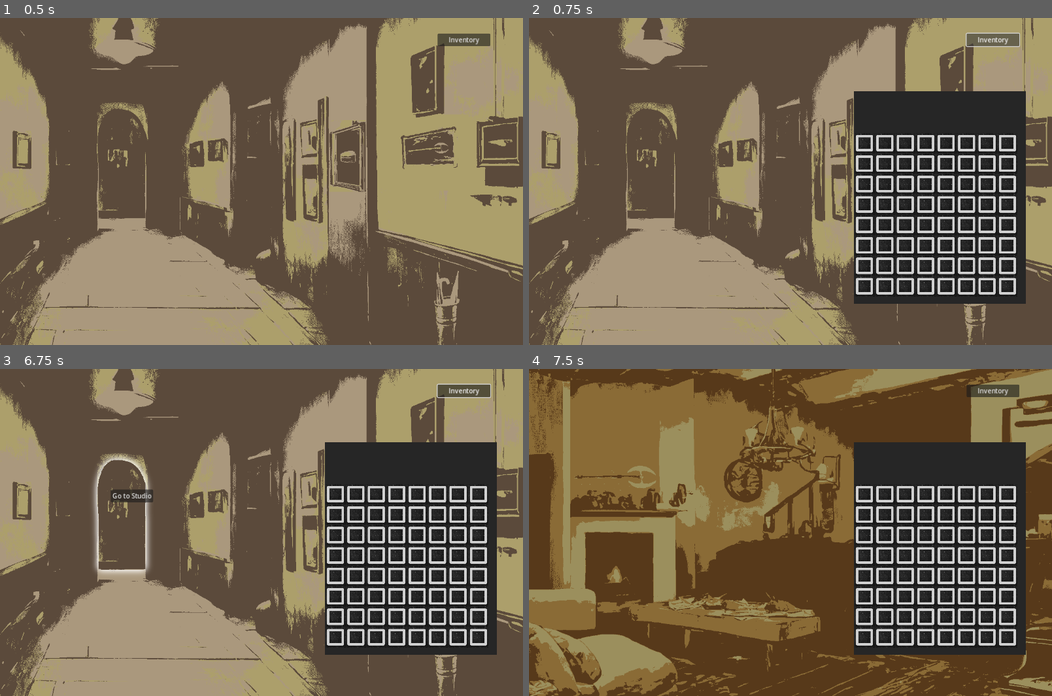
Above: before the commit, frames 1-4 (two rows, left to right).
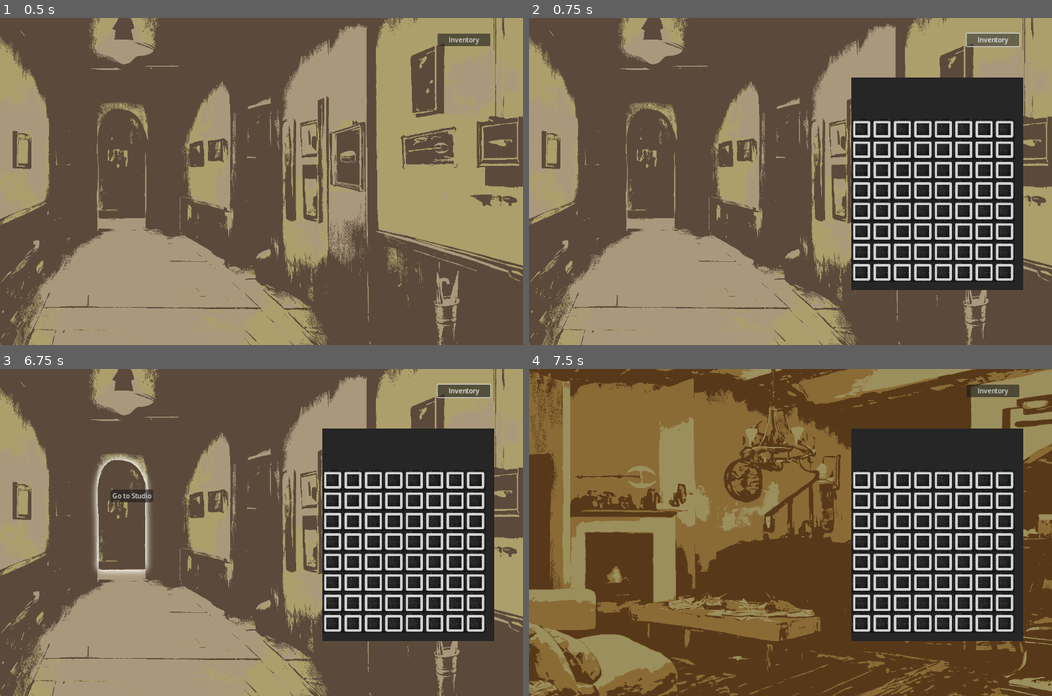
Above: after the commit, the same moments.

Repository: kielhenkelman/secrets-game
Game: Godot game, scene res://main.tscn
The game is run twice, just before and just after one commit, with the same random seed, the same clock (stepped at 60 frames per second) and the same inputs.
Inputs (mouse positions are in pixels of both pictures, inside the frame that each line leads up to):
- Up to frame 1 (0.5 s): no input
- Up to frame 2 (0.75 s): click "Inventory" at 0.5 s
- Up to frame 3 (6.75 s): click "Inventory" at 1.25 s; click "Inventory" at 2 s; tap Enter at 2.75, 4.25, 5.75 s; move the mouse to (376, 516) at 2.77 s; press the mouse at (376, 516) at 2.78 s; tap D (drop) at 2.85, 3.8, 4.35, 5.3, 5.85 s; tap Space at 3.5, 5, 6.5 s; move the mouse to (156, 548) at 3.52 s; release the mouse at (156, 548) at 3.53 s; click (156, 548) at 3.6 s; move the mouse to (313, 460) at 4.27 s; press the mouse at (313, 460) at 4.28 s; move the mouse to (235, 597) at 5.02 s; release the mouse at (235, 597) at 5.03 s; click (235, 597) at 5.1 s; move the mouse to (418, 581) at 5.77 s; press the mouse at (418, 581) at 5.78 s; move the mouse to (104, 483) at 6.52 s; release the mouse at (104, 483) at 6.53 s; click (104, 483) at 6.6 s
- Up to frame 4 (7.5 s): tap D (drop) at 6.8 s; click "Go to Studio" at 7.25 s

Frame 1 is identical in both runs. In frame 2, 11% of the frame differs, in the area x 61-95%, y 18-88%; in frame 3, 11%; in frame 4, 11%.

Commit message:
Refactor inventory system

Diff:
--- a/main.gd
+++ b/main.gd
@@ -24,16 +24,11 @@
 	GameState.connect("room_changed", on_room_change)
 	GameState.connect("popup_added", on_popup_added)
 	Input.set_custom_mouse_cursor(cursor_shape)
-	$HUD/Inventory.visible = false
 
 
 # Called every frame. 'delta' is the elapsed time since the previous frame.
 func _process(delta: float) -> void:
 	pass
-
-func _on_add_button_pressed() -> void:
-	var new_item = $ItemName.get_text()
-	$HUD/Inventory.add_item(new_item)
 
 func on_room_change(room_name):
 	for room in rooms:
--- a/scenes/hud/hud.gd
+++ b/scenes/hud/hud.gd
@@ -3,18 +3,23 @@
 
 # Called when the node enters the scene tree for the first time.
 func _ready() -> void:
+	hide_inventory.call_deferred()
+
+func show_inventory():
+	$Inventory.inventory_open = true
+	$Inventory.visible = true
+	$Inventory.render_items.call_deferred()
+
+func hide_inventory():
+	$Inventory.inventory_open = false
 	$Inventory.visible = false
-
 
 # Called every frame. 'delta' is the elapsed time since the previous frame.
 func _process(delta: float) -> void:
 	pass
 
-
 func _on_button_pressed() -> void:
 	if $Inventory.visible:
-		$Inventory.inventory_open = false
-		$Inventory.visible = false
+		hide_inventory.call_deferred()
 	else:
-		$Inventory.inventory_open = true
-		$Inventory.visible = true
+		show_inventory.call_deferred()
--- a/scenes/hud/hud.tscn
+++ b/scenes/hud/hud.tscn
@@ -14,9 +14,9 @@
 text = "Inventory"
 
 [node name="Inventory" parent="." instance=ExtResource("4_d0xk5")]
-offset_left = 696.0
-offset_top = 79.0
-offset_right = 736.0
-offset_bottom = 119.0
+offset_left = 689.0
+offset_top = 45.0
+offset_right = 729.0
+offset_bottom = 85.0
 
 [connection signal="pressed" from="Button" to="." method="_on_button_pressed"]
--- a/scenes/hud/inventory.gd
+++ b/scenes/hud/inventory.gd
@@ -12,7 +12,7 @@
 static var States = preload("res://scenes/hud/slot.gd").States
 static var col_count = 8
 static var inventory_slots = []
-static var inventory_items = []
+static var inventory_items = {}
 
 var item_held = null
 var current_slot = null
@@ -24,8 +24,111 @@
 	for i in range(64):
 		create_slot()
 
+func _process(delta: float) -> void:
+	if not inventory_open:
+		return
+
+	if item_held:
+		if Input.is_action_just_pressed("interact"):
+			if scroll_container.get_global_rect().has_point(get_global_mouse_position()):
+				put_down_item(item_held, current_slot)
+		if Input.is_action_just_pressed("drop"):
+			throw_away_item(item_held)
+	else:
+		if Input.is_action_just_pressed("interact"):
+			if scroll_container.get_global_rect().has_point(get_global_mouse_position()):
+				pick_up_item(current_slot)
+
+func throw_away_item(inv_item):
+	inv_item.queue_free()
+	inventory_items.erase(inv_item.item_id)
+
+	reset_slot_highlights()
+
+	held_item_label.text = ""
+	item_held = null
+
+func put_down_item(inv_item, inv_slot):
+	if not inv_slot or not can_place_item(inv_item.item_parts, inv_slot):
+		return
+
+	add_item_to_grid(inv_item, inv_slot)
+	place_item_on_grid(inv_item, true)
+	reset_slot_highlights()
+
+	held_item_label.text = ""
+	item_held = null
+
+
+func pick_up_item(inv_slot):
+	if not inv_slot or not inv_slot.item_stored:
+		return
+
+	var inv_item = inv_slot.item_stored
+	inv_item.selected = true
+
+	inv_item.get_parent().remove_child(inv_item)
+	add_child(inv_item)
+	inv_item.global_position = get_global_mouse_position()
+
+	for part in inv_item.item_parts:
+		var slot_to_check = inv_item.slot_anchor_id + part[0] + part[1] * col_count
+		inventory_slots[slot_to_check].state = States.FREE
+		inventory_slots[slot_to_check].item_stored = null
+
+	set_slot_highlights.call_deferred(inv_item.item_parts, current_slot)
+
+	held_item_label.text = inv_item.item_id
+	item_held = inv_item
+
+func top_left_corner(inv_item):
+	var top_left = Vector2(100, 100)
+	for part in inv_item.item_parts:
+		if part[1] < top_left.x: top_left.x = part[1]
+		if part[0] < top_left.y: top_left.y = part[0]
+	return top_left
+
+func place_item_on_grid(inv_item, smooth := false):
+	var top_left = top_left_corner(inv_item)
+	var top_left_slot_id = inv_item.slot_anchor_id + top_left.x * col_count + top_left.y
+	var anchor_slot = inventory_slots[top_left_slot_id]
+
+	grid_container.add_child(inv_item)
+	if smooth:
+		inv_item.snap_to_smooth(anchor_slot.global_position)
+	else:
+		inv_item.snap_to(anchor_slot.global_position)
+
+func render_items():
+	for item_id in inventory_items:
+		var inv_item = inventory_items[item_id]
+		var parent = inv_item.get_parent()
+		if parent: parent.remove_child(inv_item)
+
+	for item_id in inventory_items:
+		var inv_item = inventory_items[item_id]
+		place_item_on_grid.call_deferred(inv_item)
+
+func _on_item_dropped(item_id):
+	inventory_items.erase(item_id)
+
+func _on_item_grabbed(item_id):
+	var game_item: GameItem = GameState.ITEM_DATA[item_id]
+
+	var inv_item = item_scene.instantiate()
+	inv_item.load_item(game_item)
+
+	var anchor_slot = find_empty_slot(inv_item.item_parts)
+	add_item_to_grid(inv_item, anchor_slot)
+
+	inventory_items[item_id] = inv_item
+
+static func reset_slot_highlights():
+	for slot in inventory_slots:
+		slot.set_color(States.DEFAULT)
+
 static func has_item(item_id) -> bool:
-	return inventory_items.has(item_id)
+	return item_id in inventory_items
 
 static func can_fit_item(item_id) -> bool:
 	var parts = GameState.ITEM_DATA[item_id].item_parts
@@ -36,77 +139,6 @@
 		if can_place_item(item_parts, slot):
 			return slot
 	return null
-
-static func reset_slot_highlights():
-	for slot in inventory_slots:
-		slot.set_color(States.DEFAULT)
-
-func _on_item_grabbed(item_id):
-	var game_item: GameItem = GameState.ITEM_DATA[item_id]
-
-	var inv_item = item_scene.instantiate()
-	inv_item.load_item(game_item)
-	add_child(inv_item)
-
-	if can_fit_item(item_id):
-		var empty_slot = find_empty_slot(game_item.item_parts)
-		place_item(inv_item, empty_slot)
-		inventory_items.append(item_id)
-
-func _on_item_dropped(item_id):
-	remove_item(item_id)
-	inventory_items.erase(item_id)
-
-func hold_item(inv_item):
-	if inv_item != null:
-		held_item_label.text = inv_item.item_id
-		item_held = inv_item
-
-func stop_holding():
-	held_item_label.text = ""
-	item_held = null
-
-# Called every frame. 'delta' is the elapsed time since the previous frame.
-func _process(delta: float) -> void:
-	if not inventory_open:
-		return
-
-	if item_held:
-		if Input.is_action_just_pressed("interact"):
-			if scroll_container.get_global_rect().has_point(get_global_mouse_position()):
-				if place_item(item_held, current_slot):
-					stop_holding()
-		if Input.is_action_just_pressed("drop"):
-			drop_held_item()
-	else:
-		if Input.is_action_just_pressed("interact"):
-			if scroll_container.get_global_rect().has_point(get_global_mouse_position()):
-				hold_item(pick_item(current_slot))
-
-func drop_held_item():
-	var item_id = item_held.item_id
-	item_held.get_parent().remove_child(item_held)
-	inventory_items.erase(item_id)
-	stop_holding()
-	reset_slot_highlights()
-
-func create_slot():
-	var new_slot = slot_scene.instantiate()
-	new_slot.slot_id = inventory_slots.size()
-	grid_container.add_child(new_slot)
-	inventory_slots.push_back(new_slot)
-	new_slot.slot_entered.connect(_on_slot_mouse_entered)
-	new_slot.slot_exited.connect(_on_slot_mouse_exited)
-
-func _on_slot_mouse_entered(inv_slot):
-	current_slot = inv_slot
-	if item_held:
-		set_slot_highlights.call_deferred(item_held.item_parts, current_slot)
-
-func _on_slot_mouse_exited(inv_slot):
-	reset_slot_highlights()
-	if not grid_container.get_global_rect().has_point(get_global_mouse_position()):
-		current_slot = null
 
 static func can_place_item(item_parts, inv_slot) -> bool:
 	for part in item_parts:
@@ -119,6 +151,14 @@
 		if inventory_slots[slot_to_check].state == States.TAKEN:
 			return false
 	return true
+
+func add_item_to_grid(inv_item, inv_spot):
+	for part in inv_item.item_parts:
+		var slot_to_check = inv_spot.slot_id + part[0] + part[1] * col_count
+		inventory_slots[slot_to_check].state = States.TAKEN
+		inventory_slots[slot_to_check].item_stored = inv_item
+
+	inv_item.slot_anchor_id = inv_spot.slot_id
 
 func set_slot_highlights(item_parts, inv_slot):
 	for part in item_parts:
@@ -135,64 +175,21 @@
 		else:
 			inventory_slots[slot_to_check].set_color(States.TAKEN)
 
+func create_slot():
+	var new_slot = slot_scene.instantiate()
+	new_slot.slot_id = inventory_slots.size()
+	grid_container.add_child(new_slot)
+	inventory_slots.append(new_slot)
+	new_slot.slot_entered.connect(_on_slot_mouse_entered)
+	new_slot.slot_exited.connect(_on_slot_mouse_exited)
+	print(new_slot.global_position)
 
-func place_item(inv_item, inv_slot):
-	if not inv_slot or not can_place_item(inv_item.item_parts, inv_slot):
-		return false # put indication of placement failed, sound or visual here
+func _on_slot_mouse_entered(inv_slot):
+	current_slot = inv_slot
+	if item_held:
+		set_slot_highlights.call_deferred(item_held.item_parts, current_slot)
 
-	# for changing scene tree
-	inv_item.get_parent().remove_child(inv_item)
-	grid_container.add_child(inv_item)
-	inv_item.global_position = get_global_mouse_position()
-
-	var lower_left = Vector2(100, 100)
-	inv_item.grid_anchor = inv_slot
-	for part in inv_item.item_parts:
-		var slot_to_check = inv_slot.slot_id + part[0] + part[1] * col_count
-		inventory_slots[slot_to_check].state = States.TAKEN
-		inventory_slots[slot_to_check].item_stored = inv_item
-
-		if part[1] < lower_left.x: lower_left.x = part[1]
-		if part[0] < lower_left.y: lower_left.y = part[0]
-
-	var calculated_slot_id = inv_slot.slot_id + lower_left.x * col_count + lower_left.y
-	inv_item._snap_to(inventory_slots[calculated_slot_id].global_position)
-
+func _on_slot_mouse_exited(inv_slot):
 	reset_slot_highlights()
-	return true
-
-func remove_item(item_id):
-	var inv_item = null
-	for slot in inventory_slots:
-		if slot.item_stored != null and slot.item_stored.item_id == item_id:
-			inv_item = slot.item_stored
-			break
-
-	if inv_item == null:
-		return
-
-	inv_item.get_parent().remove_child(inv_item)
-	for part in inv_item.item_parts:
-		var slot_to_check = inv_item.grid_anchor.slot_id + part[0] + part[1] * col_count
-		inventory_slots[slot_to_check].state = States.FREE
-		inventory_slots[slot_to_check].item_stored = null
-
-
-func pick_item(inv_slot):
-	if not inv_slot or not inv_slot.item_stored:
-		return null
-
-	var inv_item = inv_slot.item_stored
-	inv_item.selected = true
-
-	inv_item.get_parent().remove_child(inv_item)
-	add_child(inv_item)
-	inv_item.global_position = get_global_mouse_position()
-
-	for part in inv_item.item_parts:
-		var slot_to_check = inv_item.grid_anchor.slot_id + part[0] + part[1] * col_count
-		inventory_slots[slot_to_check].state = States.FREE
-		inventory_slots[slot_to_check].item_stored = null
-
-	set_slot_highlights.call_deferred(inv_item.item_parts, current_slot)
-	return inv_item
+	if not grid_container.get_global_rect().has_point(get_global_mouse_position()):
+		current_slot = null
--- a/scenes/hud/inventory_item.gd
+++ b/scenes/hud/inventory_item.gd
@@ -3,7 +3,7 @@
 var item_id: String
 var item_parts: Array
 var selected = false
-var grid_anchor = null
+var slot_anchor_id: int
 
 # Called when the node enters the scene tree for the first time.
 func _ready() -> void:
@@ -19,8 +19,13 @@
 	item_parts = game_item.item_parts
 	$Icon.texture = game_item.icon_texture
 
-func _snap_to(destination):
+func snap_to_smooth(destination):
 	var tween = get_tree().create_tween()
 	destination += $Icon.size / 2 * 0.34
 	tween.tween_property(self, "global_position", destination, 0.15).set_trans(Tween.TRANS_SINE)
 	selected = false
+
+func snap_to(destination):
+	destination += $Icon.size / 2 * 0.34
+	self.global_position = destination
+	selected = false
